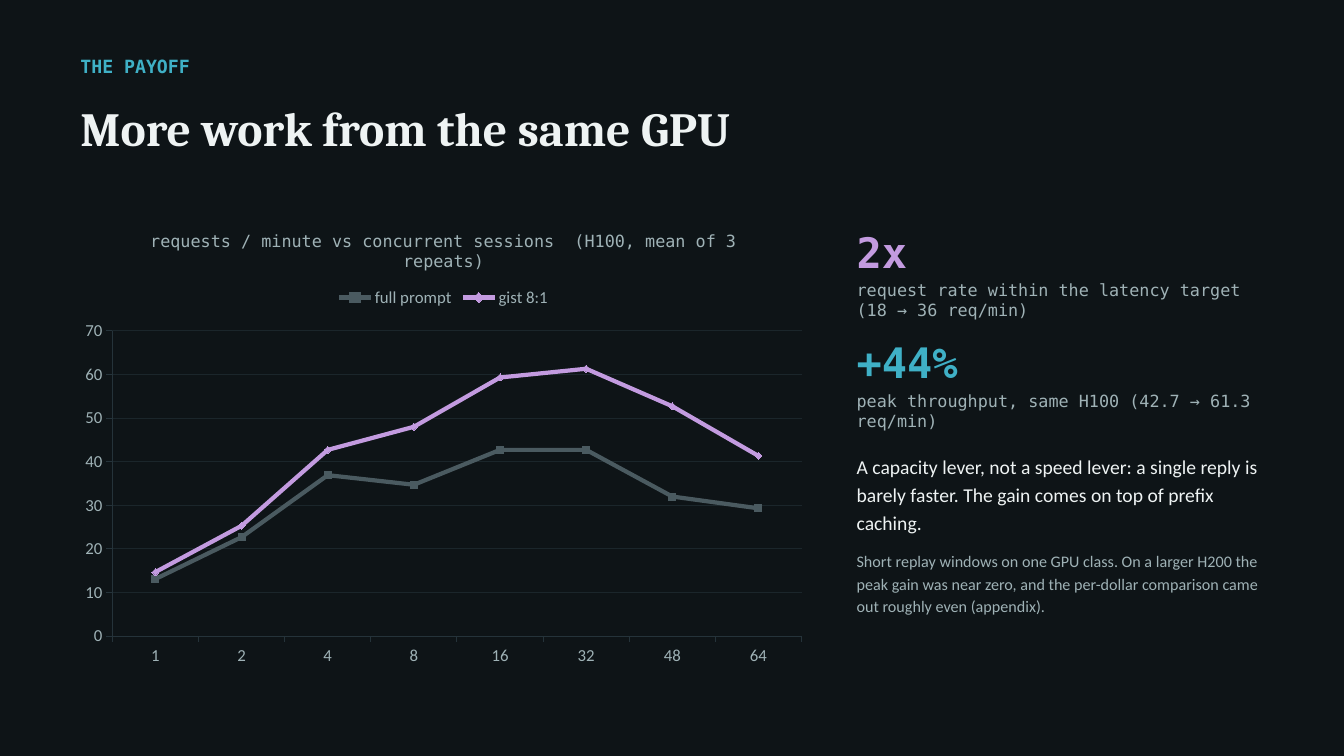
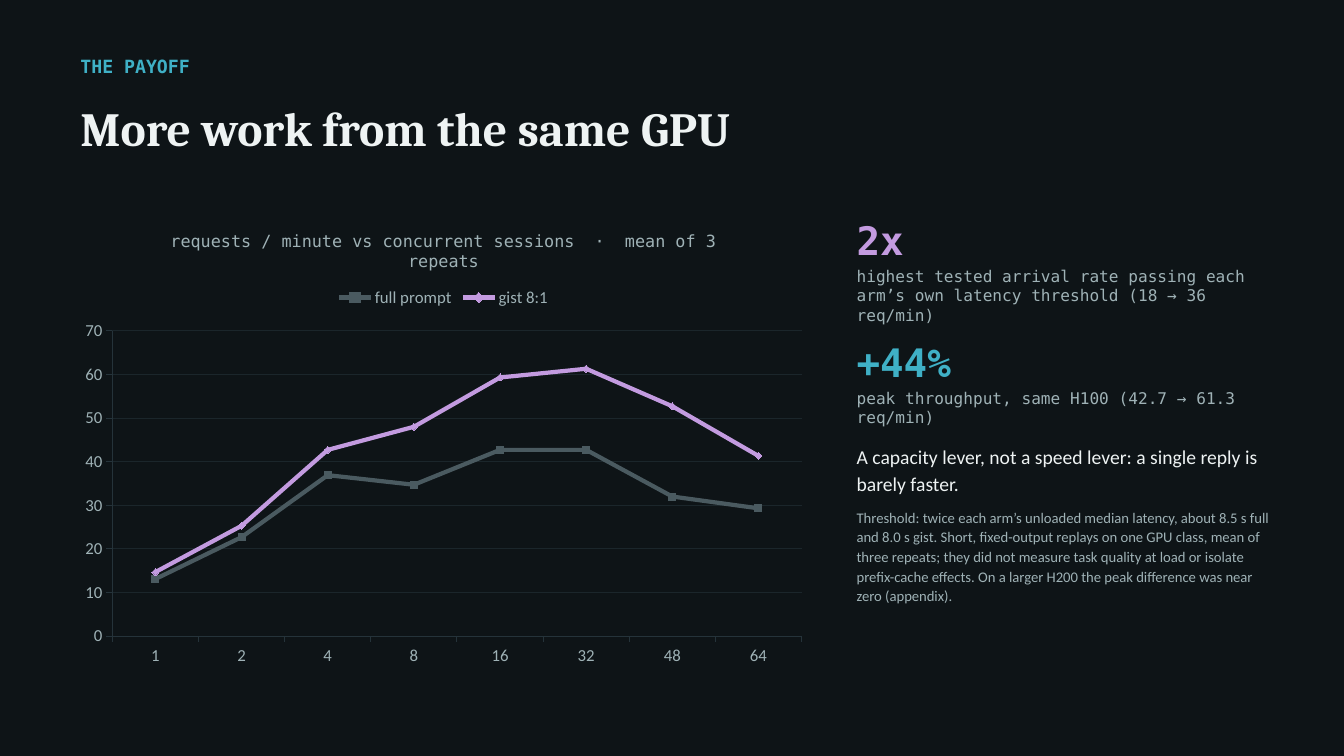
Before and after one commit to arunmenon/gisting-coding-agent, a slide deck: slide 6 of Gisting-CTO-deck.pptx (slide 7 before the commit). Drawn at 1344x756 pixels with LibreOffice and Linux fonts; fonts in the diff are those of the drawing. Boxes give left, top, right and bottom in pixels: in the first picture for what was removed or moved away, otherwise in the second. Text is boxed around its words. In the diff, an @@ line names an element or a change of style, - is before the commit and + after.

Commit message:
Deck: apply Codex review D-1 to D-11 and D-14 to D-16 (D-12, D-13 set aside by author)
Tracks named only; portability framed as the next test, not a result;
pilot limited to a guarded inner-loop trial; quality claims scoped to
easy and hard suites; 2x defined against each arm's own threshold;
8:1 token figures; path-fix and architecture causality softened; no
claims about other harnesses; serving limits in the main flow; span
and recipe merged; lab moved to appendix; HTML and PowerPoint in sync.

```diff
--- a/Gisting-CTO-deck.pptx
+++ b/Gisting-CTO-deck.pptx
@@ line chart at box(71, 212, 817, 676) @@
@@ title "requests / minute vs concurrent sessions  (H100, mean of 3 repeats)" to "requests / minute vs concurrent sessions  ·  mean of 3 repeats" @@
@@ text "2x": place and size @@
-text "2x" at box(857, 237, 1258, 615)
+text "2x" at box(857, 226, 1269, 604)
@@ text at box(857, 226, 1235, 427): size 30 to 28 pt in "2x", "+44%"; size 12 to 11.5 pt in "peak throughput, same H100 (42.7 → 61.3 ..."; less space between paragraphs @@
@@ text at box(857, 269, 1245, 325): text changed; size 12 to 11.5 pt @@
-request rate within the latency target (18 → 36 req/min)
+highest tested arrival rate passing each arm’s own latency threshold (18 → 36 req/min)
@@ text at box(857, 450, 1269, 604): text changed; size 11.5 to 10.5 pt @@
-A capacity lever, not a speed lever: a single reply is barely faster. The gain comes on top of prefix caching.
-Short replay windows on one GPU class. On a larger H200 the peak gain was near zero, and the per-dollar comparison came out roughly even (appendix).
+A capacity lever, not a speed lever: a single reply is barely faster.
+Threshold: twice each arm’s unloaded median latency, about 8.5 s full and 8.0 s gist. Short, fixed-output replays on one GPU class, mean of three repeats; they did not measure task quality at load or isolate prefix-cache effects. On a larger H200 the peak difference was near zero (appendix).
```
Also in this commit, not shown: 10 other slides changed, 2 slides added, 3 slides removed, 3 other files.
